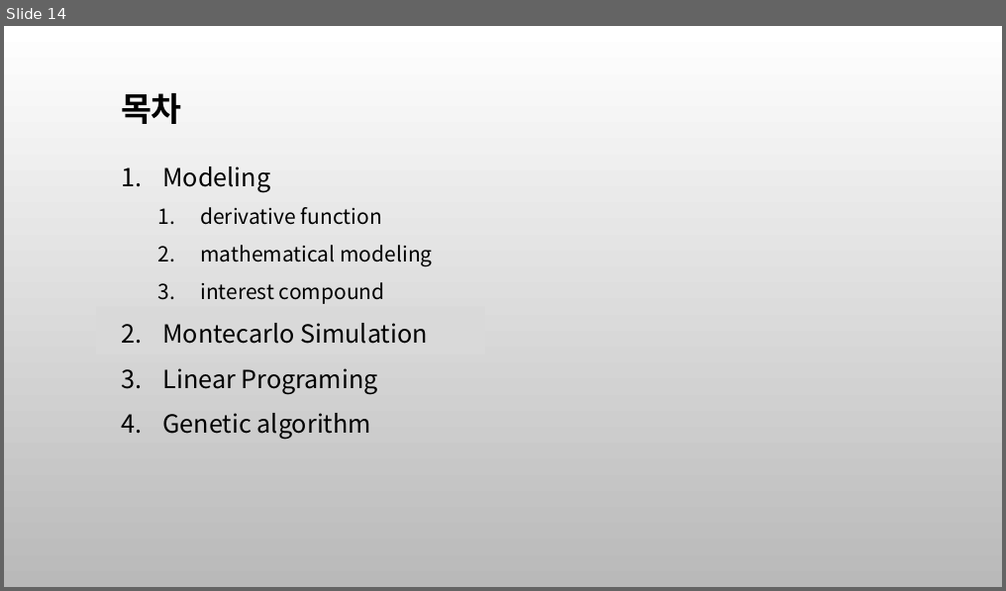
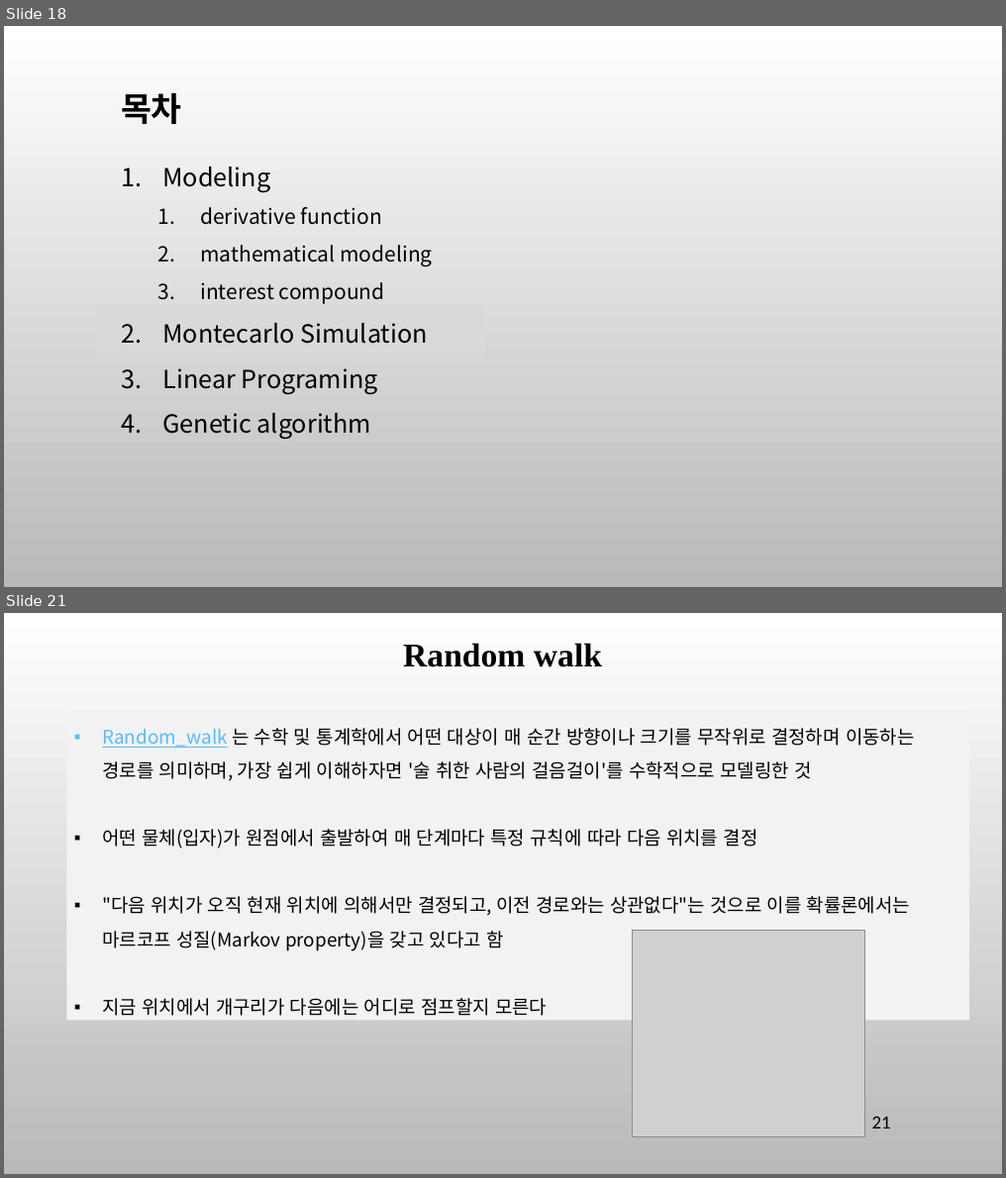
Before and after one commit to ancestor9/mathematics-for-machine-learning, a slide deck: 8_Modeling & Simulation.pptx. Shown one above the other, each under a label of ours: slide 14 before the commit, slides 18 and 21 after it; the slides between them are not shown. The pictures are 1006x591 and 1006x1178 pixels, drawn with LibreOffice and Linux fonts; fonts in the diff are those of the drawing; grey boxes stand for pictures; background and template pictures are left out. Boxes give left, top, right and bottom in pixels: in the first picture for what was removed or moved away, otherwise in the second. Text is boxed around its words. In the diff, an @@ line names an element or a change of style, - is before the commit and + after.

```diff
--- a/8_Modeling & Simulation.pptx
+++ b/8_Modeling & Simulation.pptx
@@ slide 21 added at [4,613,1002,1174], background picture (left out) @@
@@ title added at [403,643,602,667], 32 pt, text #000000, bold @@
+Random walk
@@ rectangle added at [67,711,969,1020], fill #F2F2F2, 18 pt, text #000000 @@
+▪ Random_walk 는 수학 및 통계학에서 어떤 대상이 매 순간 방향이나 크기를 무작위로 결정하며 이동하는 경로를 의미하며, 가장 쉽게 이해하자면 '술 취한 사람의 걸음걸이'를 수학적으로 모델링한 것
+▪ 어떤 물체(입자)가 원점에서 출발하여 매 단계마다 특정 규칙에 따라 다음 위치를 결정
+▪ "다음 위치가 오직 현재 위치에 의해서만 결정되고, 이전 경로와는 상관없다"는 것으로 이를 확률론에서는 마르코프 성질(Markov property)을 갖고 있다고 함
+▪ 지금 위치에서 개구리가 다음에는 어디로 점프할지 모른다
@@ picture added at [633,930,865,1137] @@
@@ page number added at [872,1116,891,1129], 18 pt, text #000000 @@
+21
@@ what was slide 14 is now slide 18 @@
```
Also in this commit, not shown: 12 slides changed, 7 other slides added, 2 slides removed.
